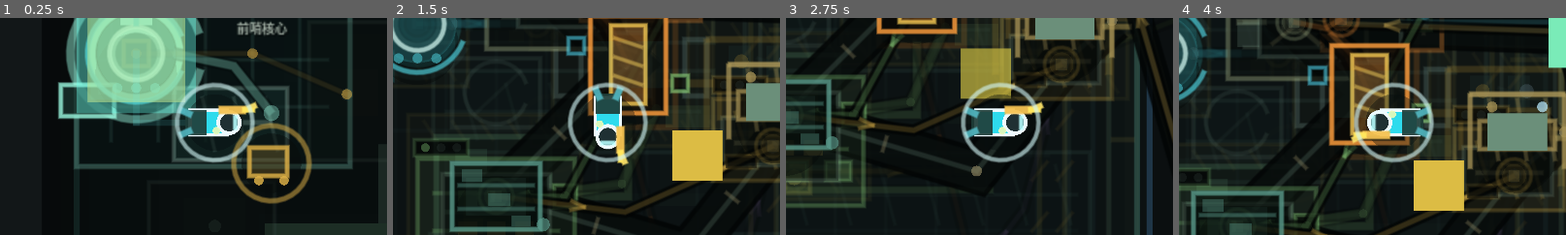
Above: before the commit, frames 1-4 (left to right).
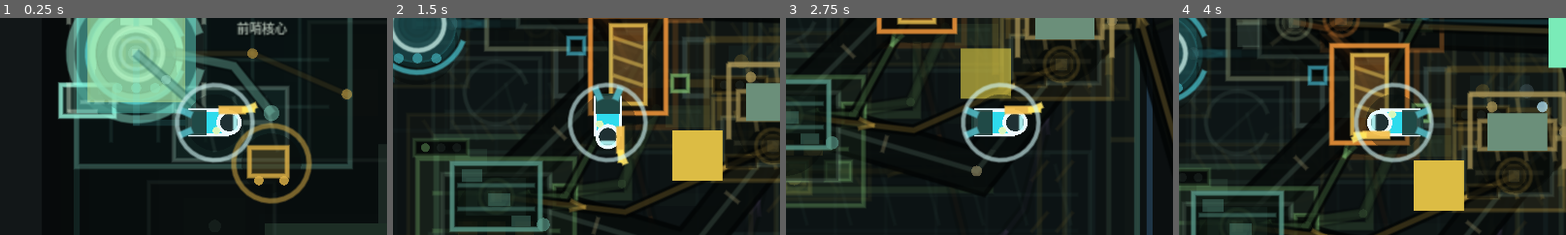
Above: after the commit, the same moments.

Repository: laugh0608/RadishCatalyst
Game: Godot game, scene res://scenes/boot/Boot.tscn
Two runs of this game, one before a commit and one after it. Both use one fixed random seed, a clock stepped at 60 frames per second and the inputs below.
Inputs (mouse positions are % of the whole screen's width and height, from its top left):
- Up to frame 1 (0.25 s): no input
- Up to frame 2 (1.5 s): tap Enter at 0.5 s; move the mouse to (72, 45) at 0.52 s; hold D (move_right) 0.53-1.28 s; tap E (interact) at 0.6 s; click (72, 45) at 0.67 s; move the mouse to (30, 55) at 1.27 s; hold S (move_down) from 1.28 s (still down); tap J (attack) at 1.35 s
- Up to frame 3 (2.75 s): tap E (interact) at 1.55, 2.3 s; move the mouse to (60, 28) at 2.02 s; release S (move_down) at 2.03 s; hold D (move_right) from 2.03 s (still down); hold R (cycle_recipe) from 2.03 s (still down)
- Up to frame 4 (4 s): move the mouse to (45, 70) at 2.77 s; release D (move_right) at 2.78 s; release R (cycle_recipe) at 2.78 s; hold W (move_up) 2.78-3.53 s; tap E (interact) at 2.85, 3.8 s; click (45, 70) at 2.92 s; move the mouse to (80, 65) at 3.52 s; hold A (move_left) from 3.53 s (still down); tap C (tactical_scan) at 3.6 s
The pictures show only the part of the screen within x 22-72%, y 0-50%; the shares and areas given below are measured in that part.

The runs differ from the first frame. In frame 1, 1.6% of the frame differs, in the area x 17-54%, y 0-45%; in frame 2, less than 0.1%; in frame 3, less than 0.1%; in frame 4, less than 0.1%.

Commit message:
feat: 收束当前目标本地焦点读法

Diff:
--- a/client/scripts/checks/demo_prototype_visual_pass_check.gd
+++ b/client/scripts/checks/demo_prototype_visual_pass_check.gd
@@ -95,10 +95,18 @@
 	_expect_guidance_target(layer, "OutpostCore", "前哨核心", "startup outpost core target guidance")
 	_expect_equal(layer.get_node_or_null("CurrentObjectiveTargetLabel") != null, true, "current target label exists")
 	_expect_equal(layer.is_target_name_label_visible(), false, "near current target hides scene text label")
+	_expect_equal(layer.get_focus_readability_shape_count() >= 5, true, "current objective layer registers focus readability shapes")
+	_expect_equal(layer.has_focus_readability_shape("focus_readability.local_workface_frame"), true, "current objective layer registers local workface frame")
+	_expect_equal(layer.has_focus_readability_shape("focus_readability.short_player_tether"), true, "current objective layer registers short player tether")
+	_expect_equal(layer.is_local_focus_frame_visible(), true, "startup current objective shows a local focus frame")
+	_expect_equal(layer.is_short_focus_tether_visible(), true, "startup current objective uses a short local tether")
+	_expect_equal(layer.get_current_focus_readability_mode(), "startup_core", "startup current objective uses core restore focus mode")
 	map.player.position = target.position + Vector2(-220.0, 0.0)
 	layer.refresh_guidance(world, character)
 	_expect_equal(layer.is_target_name_label_visible(), true, "distant current target can show a short scene label")
 	_expect_equal(layer.get_target_name_label_text(), "前哨核心", "distant current target label omits redundant prefix")
+	_expect_equal(layer.is_local_focus_frame_visible(), true, "distant target keeps local focus frame on the target")
+	_expect_equal(layer.is_short_focus_tether_visible(), false, "distant target does not draw a long player tether")
 	map.player.position = storage.position
 	storage.set_focus_visual(true)
 	layer.refresh_guidance(world, character)
@@ -177,6 +185,8 @@
 	map.update_current_interactable()
 	_expect_guidance_target(layer, "CrystalCollectorOutput", "采集器输出", "collector output compact guidance target")
 	_expect_equal(layer.is_first_path_compact_guidance_active(), true, "first industrial path compacts current target guidance")
+	_expect_equal(layer.is_local_focus_frame_visible(), true, "first industrial path keeps a local objective focus frame")
+	_expect_equal(layer.get_current_focus_readability_mode(), "first_path", "first industrial path uses local focus readability mode")
 	_expect_equal(layer.is_target_route_visible(), false, "first industrial path hides long current target route")
 	var collector_output := map.get_node("Interactables/CrystalCollectorOutput") as PrototypeInteractable
 	_expect_equal(map.current_interactable, collector_output, "first industrial path still keeps collector output as logical focus")
@@ -268,6 +278,7 @@
 		false,
 		"field position hides departure gate scene guidance instead of drawing a long return route"
 	)
+	_expect_equal(layer.is_local_focus_frame_visible(), false, "field position does not keep a hidden departure focus frame")
 	map.player.position = VerticalSliceMap.OUTPOST_RESPAWN_POSITION
 	world.quest_state.set_objective_progress("quest.enter_pollution_edge", "visit_region", "region.pollution_edge", 1.0)
 	map.refresh_world_interactables(world)
@@ -284,10 +295,28 @@
 	_expect_equal(layer.is_pollution_compact_guidance_active(), true, "pollution boundary compacts current target guidance")
 	_expect_equal(layer.is_target_route_visible(), false, "pollution boundary hides long current target route")
 	_expect_equal(layer.is_target_name_label_visible(), false, "pollution boundary hides current target scene label")
+	_expect_equal(layer.is_local_focus_frame_visible(), true, "pollution boundary keeps local current target focus frame")
+	_expect_equal(layer.get_current_focus_readability_mode(), "pollution", "pollution boundary uses local focus readability mode")
 	world.quest_state.set_objective_progress("quest.enter_pollution_edge", "gather_item", "item.polluted_residue", 4.0)
 	map.refresh_world_interactables(world)
 	layer.refresh_guidance(world, character)
 	_expect_guidance_target(layer, "PollutionFilter", "污染过滤器", "pollution filter processing guidance")
+
+	world.current_region_id = "region.demo_stabilization_core"
+	world.unlock_region("region.demo_stabilization_core")
+	world.quest_state.active_quest_ids = ["quest.write_demo_stabilization_core"]
+	world.quest_state.set_objective_progress("quest.write_demo_stabilization_core", "gather_item", "item.core_write_charge", 1.0)
+	map.player.position = Vector2(4038.0, -24.0)
+	character.position = map.player.position
+	character.current_region_id = "region.demo_stabilization_core"
+	map.refresh_world_interactables(world)
+	layer.refresh_guidance(world, character)
+	_expect_guidance_target(layer, "DemoStabilizationCore", "核心写入设备", "core write local guidance")
+	_expect_equal(layer.is_core_station_compact_guidance_active(), true, "core station compacts current target guidance")
+	_expect_equal(layer.is_target_route_visible(), false, "core station hides long current target route")
+	_expect_equal(layer.is_local_focus_frame_visible(), true, "core station keeps local current target focus frame")
+	_expect_equal(layer.is_short_focus_tether_visible(), true, "core station uses a short local tether near write device")
+	_expect_equal(layer.get_current_focus_readability_mode(), "core_station", "core station uses local focus readability mode")
 	map.free()
 
 
--- a/client/scripts/map/current_objective_guidance_layer.gd
+++ b/client/scripts/map/current_objective_guidance_layer.gd
@@ -36,6 +36,14 @@
 	"PollutionResidue": true,
 	"PollutionFilter": true
 }
+const SHORT_FOCUS_TETHER_MAX_DISTANCE := 112.0
+const FOCUS_READABILITY_SHAPES := [
+	"focus_readability.local_workface_frame",
+	"focus_readability.target_role_port",
+	"focus_readability.short_player_tether",
+	"focus_readability.stage_ticks",
+	"focus_readability.compact_context_frame"
+]
 const OUTPOST_CORE_TARGET := {"path": "Interactables/OutpostCore", "label": "前哨核心"}
 const BASIC_STORAGE_TARGET := {"path": "Interactables/BasicStorageBuildSite", "label": "基础储存箱"}
 const BASIC_REACTOR_TARGET := {"path": "Interactables/BasicReactor", "label": "基础反应器"}
@@ -52,6 +60,7 @@
 const POLLUTION_FILTER_BUILD_TARGET := {"path": "Interactables/PollutionFilterBuildSite", "label": "污染过滤器建造点"}
 const POLLUTION_RESIDUE_TARGET := {"path": "Interactables/PollutionResidue", "label": "污染沉积物"}
 const POLLUTION_FILTER_TARGET := {"path": "Interactables/PollutionFilter", "label": "污染过滤器"}
+const DEMO_STABILIZATION_CORE_TARGET := {"path": "Interactables/DemoStabilizationCore", "label": "核心写入设备"}
 const NO_TARGET := {"path": "", "label": ""}
 
 var target_halo: ColorRect
@@ -64,6 +73,9 @@
 var current_character_state: CharacterState
 var current_target: PrototypeInteractable
 var current_target_label_text := "前哨核心"
+var local_focus_frame_visible := false
+var short_focus_tether_visible := false
+var current_focus_readability_mode := "default"
 
 
 func _ready() -> void:
@@ -93,7 +105,9 @@
 
 	_position_target_visuals(target)
 	_position_route_visuals(target)
+	_refresh_focus_readability_state(target)
 	_refresh_off_target_hint(target)
+	queue_redraw()
 
 
 func is_target_guidance_visible() -> bool:
@@ -144,6 +158,41 @@
 
 func get_current_target_label_text() -> String:
 	return current_target_label_text
+
+
+func get_focus_readability_shape_count() -> int:
+	return FOCUS_READABILITY_SHAPES.size()
+
+
+func has_focus_readability_shape(shape_id: String) -> bool:
+	return FOCUS_READABILITY_SHAPES.has(shape_id)
+
+
+func is_local_focus_frame_visible() -> bool:
+	return local_focus_frame_visible
+
+
+func is_short_focus_tether_visible() -> bool:
+	return short_focus_tether_visible
+
+
+func get_current_focus_readability_mode() -> String:
+	return current_focus_readability_mode
+
+
+func _draw() -> void:
+	if not local_focus_frame_visible or current_target == null:
+		return
+	var color := _get_focus_readability_color(current_target)
+	var frame_size := _get_focus_readability_frame_size(current_target)
+	var frame := Rect2(current_target.position - frame_size * 0.5, frame_size)
+	_draw_focus_corner_frame(frame, color)
+	_draw_focus_role_port(current_target.position, color)
+	_draw_focus_stage_ticks(frame, color)
+	if short_focus_tether_visible:
+		var player := _get_player()
+		if player != null:
+			_draw_short_focus_tether(player.position, current_target.position, color)
 
 
 func _ensure_visual_nodes() -> void:
@@ -187,6 +236,11 @@
 			node.visible = visible
 	if off_target_label != null and not visible:
 		off_target_label.visible = false
+	if not visible:
+		local_focus_frame_visible = false
+		short_focus_tether_visible = false
+		current_focus_readability_mode = "hidden"
+		queue_redraw()
 
 
 func _position_target_visuals(target: PrototypeInteractable) -> void:
@@ -311,6 +365,8 @@
 			return _resolve_treatment_point_target(world_state)
 		"quest.enter_pollution_edge":
 			return _resolve_pollution_edge_target(world_state)
+		"quest.write_demo_stabilization_core":
+			return DEMO_STABILIZATION_CORE_TARGET
 
 	if not _has_completed_quest(world_state, "quest.restore_outpost"):
 		return OUTPOST_CORE_TARGET
@@ -494,7 +550,10 @@
 	var player := _get_player()
 	if player == null or player.position.x < CORE_STATION_GUIDANCE_MIN_X:
 		return false
-	return String(target.get_meta("core_stabilization_visual_scope", "")) == "terminal_station"
+	return (
+		String(target.get_meta("core_stabilization_visual_scope", "")) == "terminal_station"
+		or String(target.name) == "DemoStabilizationCore"
+	)
 
 
 func _is_pollution_guidance_position(player_position: Vector2) -> bool:
@@ -509,6 +568,97 @@
 	return focus_ring != null and focus_ring.visible
 
 
+func _refresh_focus_readability_state(target: PrototypeInteractable) -> void:
+	if target == null or _should_suppress_base_gate_guidance_in_field(target):
+		local_focus_frame_visible = false
+		short_focus_tether_visible = false
+		current_focus_readability_mode = "hidden"
+		return
+	local_focus_frame_visible = true
+	current_focus_readability_mode = _resolve_focus_readability_mode(target)
+	var player := _get_player()
+	short_focus_tether_visible = (
+		player != null
+		and player.position.distance_to(target.position) <= SHORT_FOCUS_TETHER_MAX_DISTANCE
+	)
+
+
+func _resolve_focus_readability_mode(target: PrototypeInteractable) -> String:
+	if _is_startup_outpost_core_target(target):
+		return "startup_core"
+	if _should_use_first_path_compact_guidance(target):
+		return "first_path"
+	if _should_use_pollution_compact_guidance(target):
+		return "pollution"
+	if _should_use_core_station_compact_guidance(target):
+		return "core_station"
+	return "default"
+
+
+func _get_focus_readability_color(target: PrototypeInteractable) -> Color:
+	match _resolve_focus_readability_mode(target):
+		"startup_core":
+			return STARTUP_TARGET_PIN_COLOR
+		"first_path":
+			return FIRST_PATH_TARGET_PIN_COLOR
+		"pollution":
+			return POLLUTION_TARGET_PIN_COLOR
+		"core_station":
+			return CORE_STATION_TARGET_PIN_COLOR
+		_:
+			return TARGET_PIN_COLOR
+
+
+func _get_focus_readability_frame_size(target: PrototypeInteractable) -> Vector2:
+	match _resolve_focus_readability_mode(target):
+		"startup_core":
+			return Vector2(86.0, 74.0)
+		"first_path":
+			return Vector2(58.0, 46.0)
+		"pollution":
+			return Vector2(54.0, 48.0)
+		"core_station":
+			return Vector2(68.0, 78.0)
+		_:
+			return Vector2(70.0, 58.0)
+
+
+func _draw_focus_corner_frame(frame: Rect2, color: Color) -> void:
+	var corner := minf(frame.size.x, frame.size.y) * 0.24
+	var line_color := Color(color.r, color.g, color.b, 0.38)
+	var fill_color := Color(color.r, color.g, color.b, 0.05)
+	draw_rect(frame, fill_color, true)
+	draw_line(frame.position, frame.position + Vector2(corner, 0.0), line_color, 1.5, true)
+	draw_line(frame.position, frame.position + Vector2(0.0, corner), line_color, 1.5, true)
+	draw_line(Vector2(frame.end.x, frame.position.y), Vector2(frame.end.x - corner, frame.position.y), line_color, 1.5, true)
+	draw_line(Vector2(frame.end.x, frame.position.y), Vector2(frame.end.x, frame.position.y + corner), line_color, 1.5, true)
+	draw_line(Vector2(frame.position.x, frame.end.y), Vector2(frame.position.x + corner, frame.end.y), line_color, 1.5, true)
+	draw_line(Vector2(frame.position.x, frame.end.y), Vector2(frame.position.x, frame.end.y - corner), line_color, 1.5, true)
+	draw_line(frame.end, frame.end - Vector2(corner, 0.0), line_color, 1.5, true)
+	draw_line(frame.end, frame.end - Vector2(0.0, corner), line_color, 1.5, true)
+
+
+func _draw_focus_role_port(center: Vector2, color: Color) -> void:
+	draw_circle(center, 5.2, Color(color.r, color.g, color.b, 0.18))
+	draw_arc(center, 10.0, 0.0, TAU, 22, Color(color.r, color.g, color.b, 0.32), 1.1, true)
+	draw_rect(Rect2(center + Vector2(-3.0, -3.0), Vector2(6.0, 6.0)), Color(color.r, color.g, color.b, 0.24), true)
+
+
+func _draw_focus_stage_ticks(frame: Rect2, color: Color) -> void:
+	var tick_color := Color(color.r, color.g, color.b, 0.32)
+	var base := Vector2(frame.position.x + 8.0, frame.end.y - 6.0)
+	for index in range(3):
+		var x := base.x + float(index) * 9.0
+		draw_line(Vector2(x, base.y), Vector2(x + 5.0, base.y), tick_color, 1.2, true)
+
+
+func _draw_short_focus_tether(from: Vector2, to: Vector2, color: Color) -> void:
+	draw_line(from, to, Color(0.01, 0.025, 0.024, 0.56), 5.0, true)
+	draw_line(from, to, Color(color.r, color.g, color.b, 0.24), 2.0, true)
+	var center := from.lerp(to, 0.62)
+	draw_circle(center, 3.0, Color(color.r, color.g, color.b, 0.34))
+
+
 func _get_map_node(path: String) -> Node:
 	var map := get_parent()
 	if map == null:
Not shown, changed: docs/devlogs/2026-W26.md
Not shown, changed: docs/features/demo-first-playable-slice-assembly-v1.md
Not shown, changed: docs/features/demo-playable-ui-and-art-pass-v1.md
Not shown, changed: scripts/check-client-demo-prototype-visual-pass.ps1
Not shown, changed: scripts/check-client-demo-prototype-visual-pass.py
